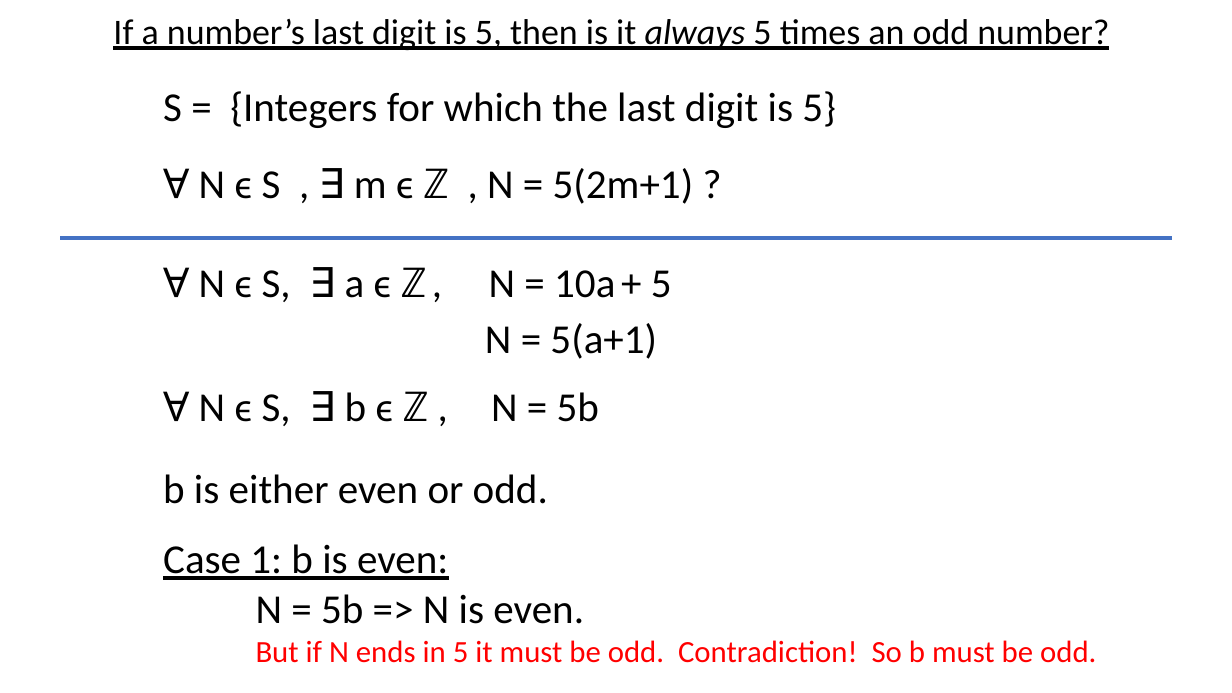
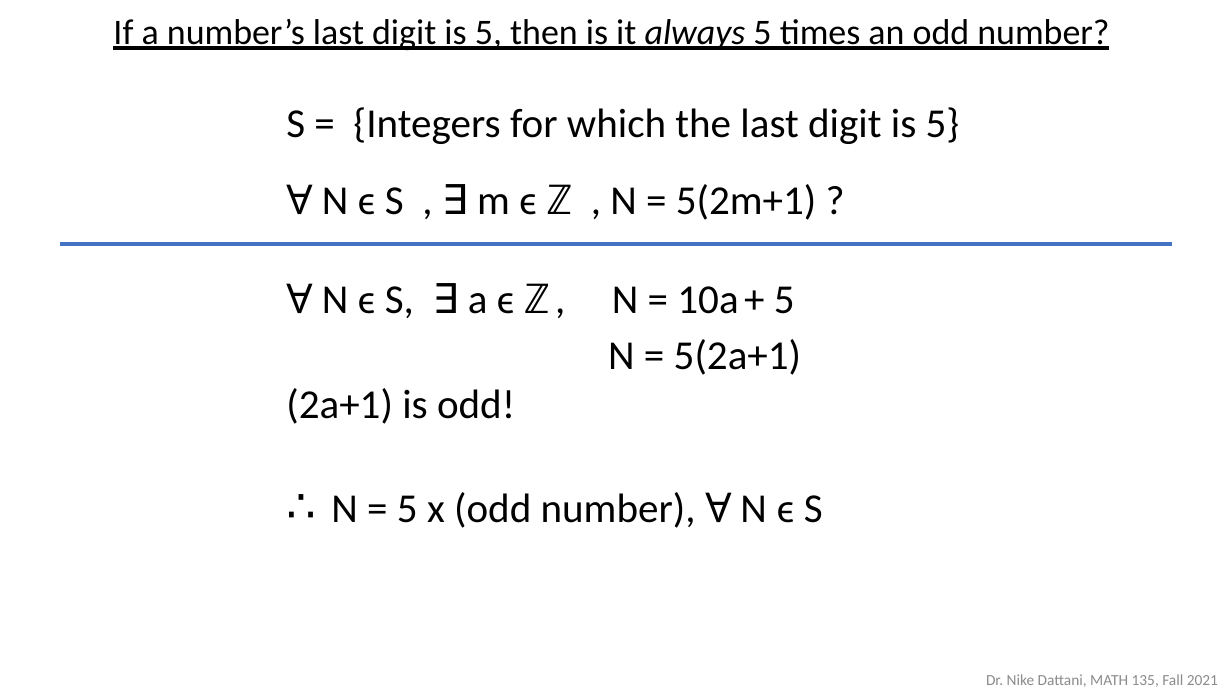
Before and after one commit to ndattani/Lecture_Notes, a slide deck: slide 5 of University_of_Waterloo/Fall_2021/MATH135/UW_Fall2021_MATH135_Lecture4.pptx. Drawn at 1232x693 pixels with LibreOffice and Linux fonts; fonts in the diff are those of the drawing. Boxes give left, top, right and bottom in pixels: in the first picture for what was removed or moved away, otherwise in the second. Text is boxed around its words. In the diff, an @@ line names an element or a change of style, - is before the commit and + after.

```diff
--- a/University_of_Waterloo/Fall_2021/MATH135/UW_Fall2021_MATH135_Lecture4.pptx
+++ b/University_of_Waterloo/Fall_2021/MATH135/UW_Fall2021_MATH135_Lecture4.pptx
@@ text "S = {Integers for which ...": place and size @@
-text "S = {Integers for which ..." at [163,91,1096,663]
+text "S = {Integers for which ..." at [286,107,960,528]
@@ line moved from (60, 238) - (1172, 238) to (60, 244) - (1172, 244) @@
@@ text at [331,339,823,528]: text changed @@
-N = 5(a+1)
-Ɐ N ϵ S, ∃ b ϵ ℤ , N = 5b
-b is either even or odd.
-Case 1: b is even:
-N = 5b => N is even.
-But if N ends in 5 it must be odd. Contradiction! So b must be odd.
+N = 5(2a+1)
+(2a+1) is odd!
+∴ N = 5 x (odd number), Ɐ N ϵ S
@@ text added at [986,674,1218,687], 12 pt, text #8C8C8C @@
+Dr. Nike Dattani, MATH 135, Fall 2021
```
Also in this commit, not shown: 29 other slides changed, 4 slides added, 16 slides removed, 1 other file.
